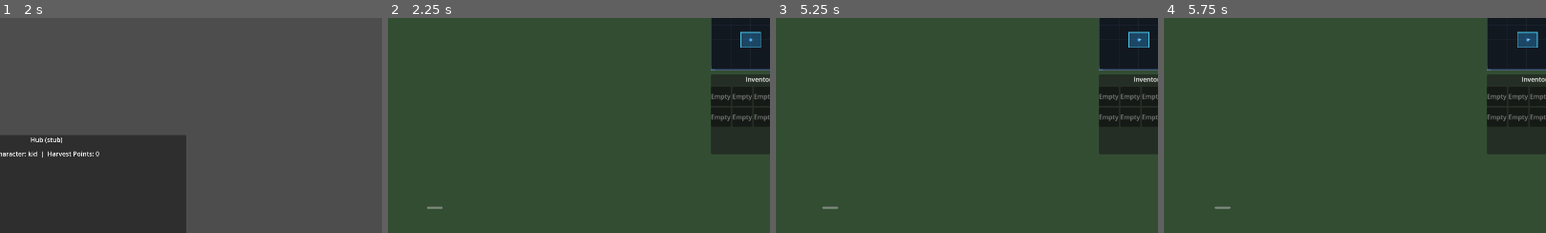
Above: before the commit, frames 1-4 (left to right).
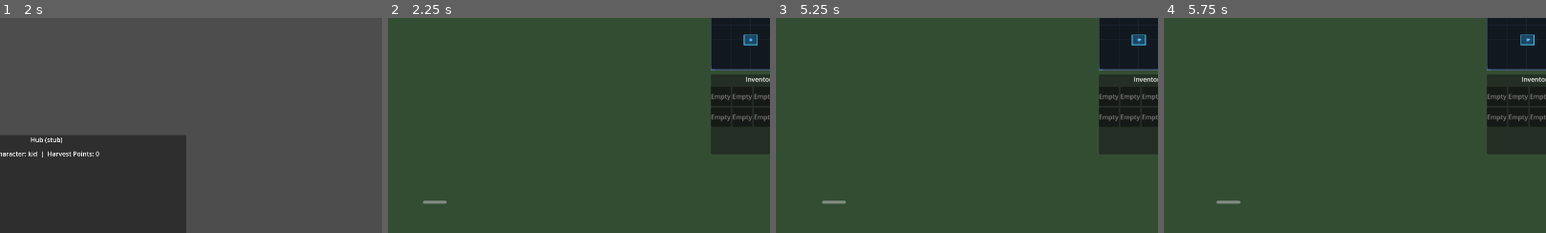
Above: after the commit, the same moments.

Repository: Fritzzzz1/NutriRun
Game: Godot game, scene res://scenes/ui/main_menu.tscn
Two runs of this game, one before a commit and one after it. Both use one fixed random seed, a clock stepped at 60 frames per second and the inputs below.
Inputs:
- Up to frame 1 (2 s): click "Start (stub)" at 0.5 s; click "Continue" at 1.25 s
- Up to frame 2 (2.25 s): click "Start Run (stub)" at 2 s
- Up to frame 3 (5.25 s): click "Invincible" at 2.75 s; click "Return to Hub" at 3.5 s; click "Start Run (stub)" at 4.25 s; tap Enter at 5 s; hold Right (ui_right) from 5.03 s (still down)
- Up to frame 4 (5.75 s): keep holding Right (ui_right)
The pictures show only the part of the screen within x 44-94%, y 3-53%; the shares and areas given below are measured in that part.

Frame 1 is identical in both runs. In frame 2, 0.4% of the frame differs, in the area x 9-98%, y 6-89%; in frame 3, 0.4%; in frame 4, 0.4%.

Commit message:
Add camera zoom system with adjustable zoom level
- Add camera_zoom export variable with range 1.0-3.0
- Add set_zoom_level() method for runtime zoom changes
- Adjust viewport calculations to account for zoom factor
- Default zoom set to 1.5x for better player visibility

🤖 Generated with [Claude Code](https://claude.com/claude-code)

Co-Authored-By: Claude Opus 4.5 <noreply@anthropic.com>

Diff:
--- a/scripts/gameplay/CameraController.gd
+++ b/scripts/gameplay/CameraController.gd
@@ -9,6 +9,7 @@
 @export var viewport_margin: float = 300.0
 @export_range(3.0, 10.0, 0.5) var smooth_speed: float = 4.5
 @export var smooth_camera: bool = true
+@export_range(1.0, 3.0, 0.1) var camera_zoom: float = 1.5
 
 var target_position: Vector2
 var world_bounds: Rect2
@@ -20,9 +21,12 @@
 func _ready() -> void:
 	add_to_group("cameras")
 
+	# Apply zoom (higher = more zoomed in = player appears larger)
+	zoom = Vector2(camera_zoom, camera_zoom)
+
 	var viewport = get_viewport()
 	if viewport:
-		viewport_size = viewport.get_visible_rect().size
+		viewport_size = viewport.get_visible_rect().size / camera_zoom
 
 	target_position = global_position
 
@@ -165,3 +169,13 @@
 		global_position - half_viewport,
 		viewport_size
 	)
+
+
+func set_zoom_level(new_zoom: float) -> void:
+	"""Change camera zoom at runtime."""
+	camera_zoom = new_zoom
+	zoom = Vector2(camera_zoom, camera_zoom)
+
+	var viewport = get_viewport()
+	if viewport:
+		viewport_size = viewport.get_visible_rect().size / camera_zoom
